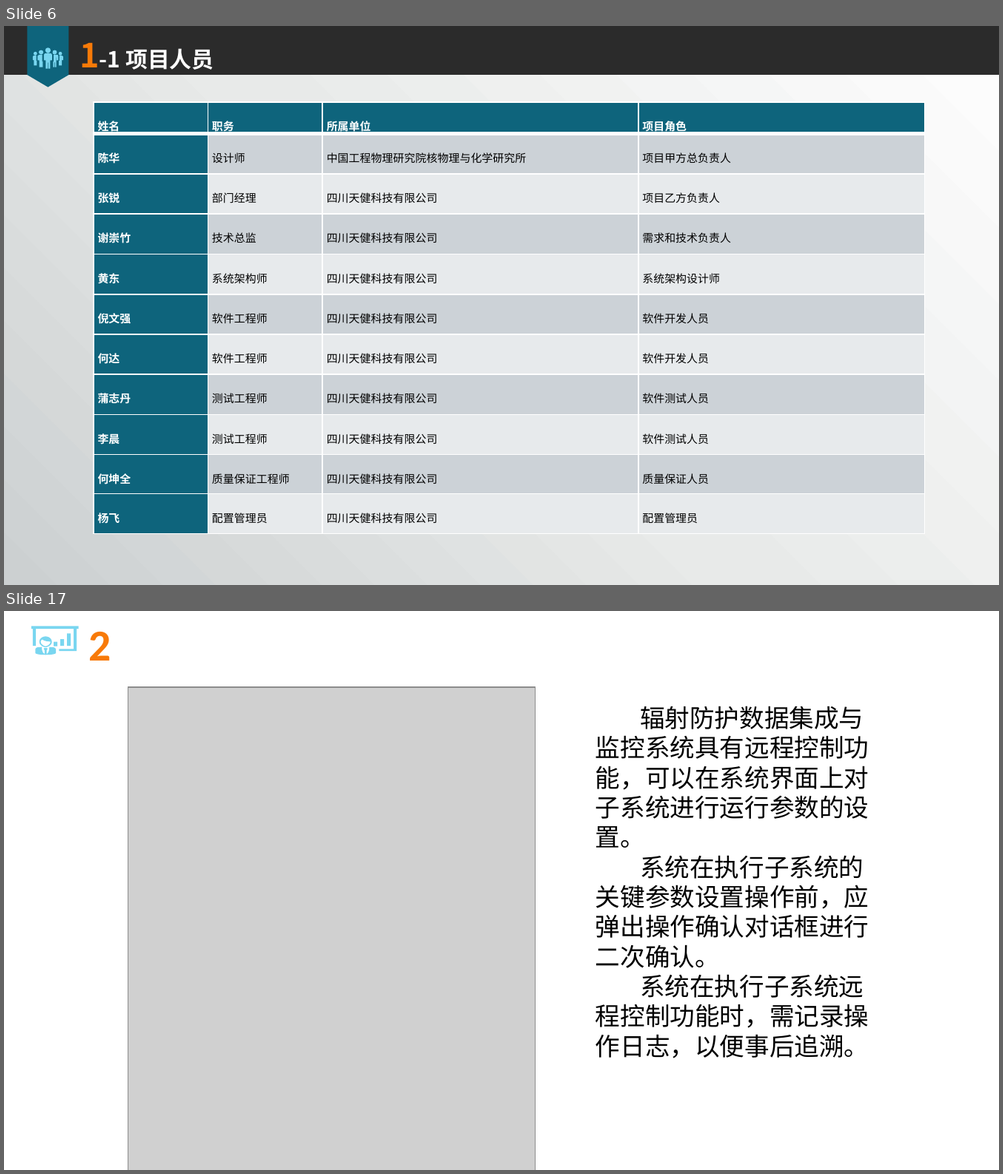
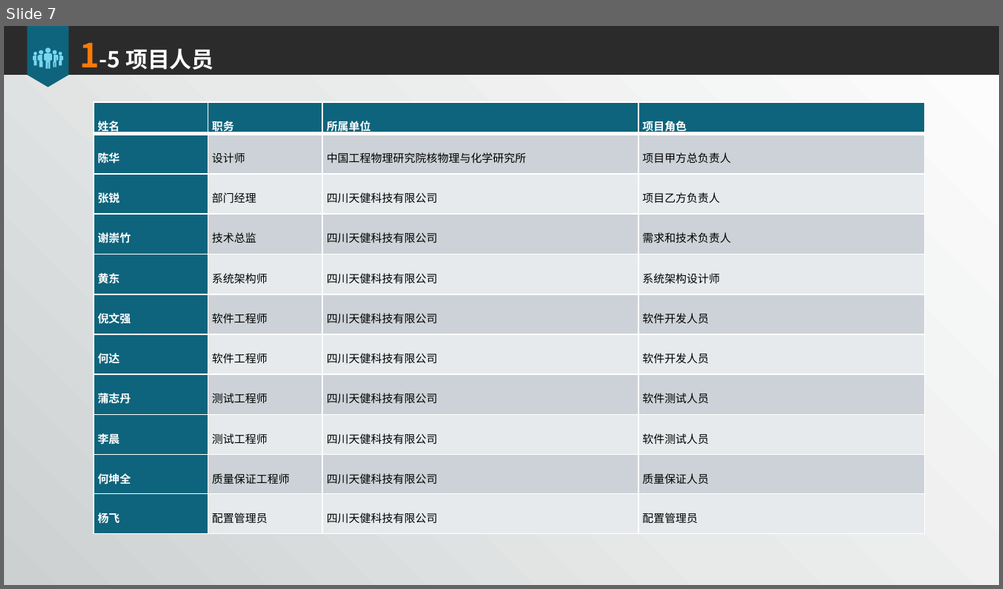
Before and after one commit to xiechongzhu/RadiationSystem, a slide deck: 项目文档/需求/辐射防护数据集成与监控系统软件需求分析报告.pptx. Shown one above the other, each under a label of ours: slides 6 and 17 before the commit, slide 7 after it; the slides between them are not shown. The pictures are 1003x1174 and 1003x589 pixels, drawn with LibreOffice and Linux fonts; fonts in the diff are those of the drawing; grey boxes stand for pictures; background and template pictures are left out; a plain dark background stands for a picture behind light text. Boxes give left, top, right and bottom in pixels: in the first picture for what was removed or moved away, otherwise in the second. Text is boxed around its words. In the diff, an @@ line names an element or a change of style, - is before the commit and + after.

```diff
--- a/项目文档/需求/辐射防护数据集成与监控系统软件需求分析报告.pptx
+++ b/项目文档/需求/辐射防护数据集成与监控系统软件需求分析报告.pptx
@@ slide 17 removed at (4, 611, 999, 1170), background picture (left out) @@
@@ freeform shape removed at (32, 626, 79, 655) @@
@@ title removed at (88, 632, 869, 1028) @@
-2-4 子系统控制-子系统远程控制
@@ picture removed at (128, 687, 535, 1170) @@
@@ text removed at (595, 706, 869, 1059) @@
-辐射防护数据集成与监控系统具有远程控制功能，可以在系统界面上对子系统进行运行参数的设置。
-系统在执行子系统的关键参数设置操作前，应弹出操作确认对话框进行二次确认。
-系统在执行子系统远程控制功能时，需记录操作日志，以便事后追溯。
@@ what was slide 6 is now slide 7 @@
@@ slide 7 changed as well @@
@@ title at (79, 42, 213, 76): text changed @@
-1-1 项目人员
+1-5 项目人员
```
Also in this commit, not shown: 3 other slides changed, 17 slides added, 28 other slides removed, 15 other files.
